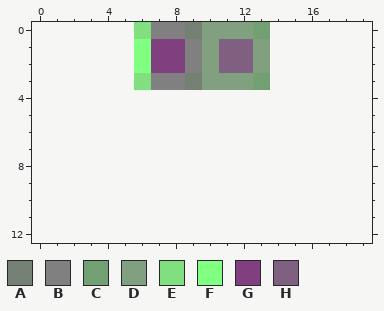
One commit to this pixel-art file: assets/images/skibidi.aseprite. Above, as it was before the edit.
8x4 pixels, 1 frame. The old version is drawn lined up with the new one, on the new canvas.
Visible layers, top first: "Layer 1", "Layer 2".
Palette (. is transparent): A #738073  B #808080  C #73a073  D #80a080  E #80e080  F #80ff80  G #804080  H #806080
Pixels before, first column x 6:
0 EBBADDDC
1 FGGBDHHD
2 FGGBDHHD
3 EBBADDDC
New version:
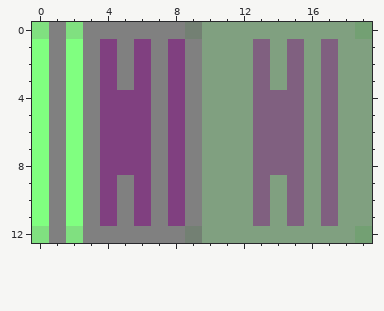
The author wrote: fix: updated skibidi displacement texture (20x13)
Edits made:
canvas 8x4 -> 20x13, the old top-left corner now at 6,0
Changed rows in their new state; - is an unchanged pixel.
first column x 0:
 0 EBEBBBB------DDDDDDC
 1 FBFBGBGB---DDHDHDHDD
 2 FBFBGBGB---DDHDHDHDD
 3 FBFBGBG-GB---HDHDHDD
 4 FBFBGGGBGBDDDHHHDHDD
 5 FBFBGGGBGBDDDHHHDHDD
 6 FBFBGGGBGBDDDHHHDHDD
 7 FBFBGGGBGBDDDHHHDHDD
 8 FBFBGGGBGBDDDHHHDHDD
 9 FBFBGBGBGBDDDHDHDHDD
10 FBFBGBGBGBDDDHDHDHDD
11 FBFBGBGBGBDDDHDHDHDD
12 EBEBBBBBBADDDDDDDDDC
